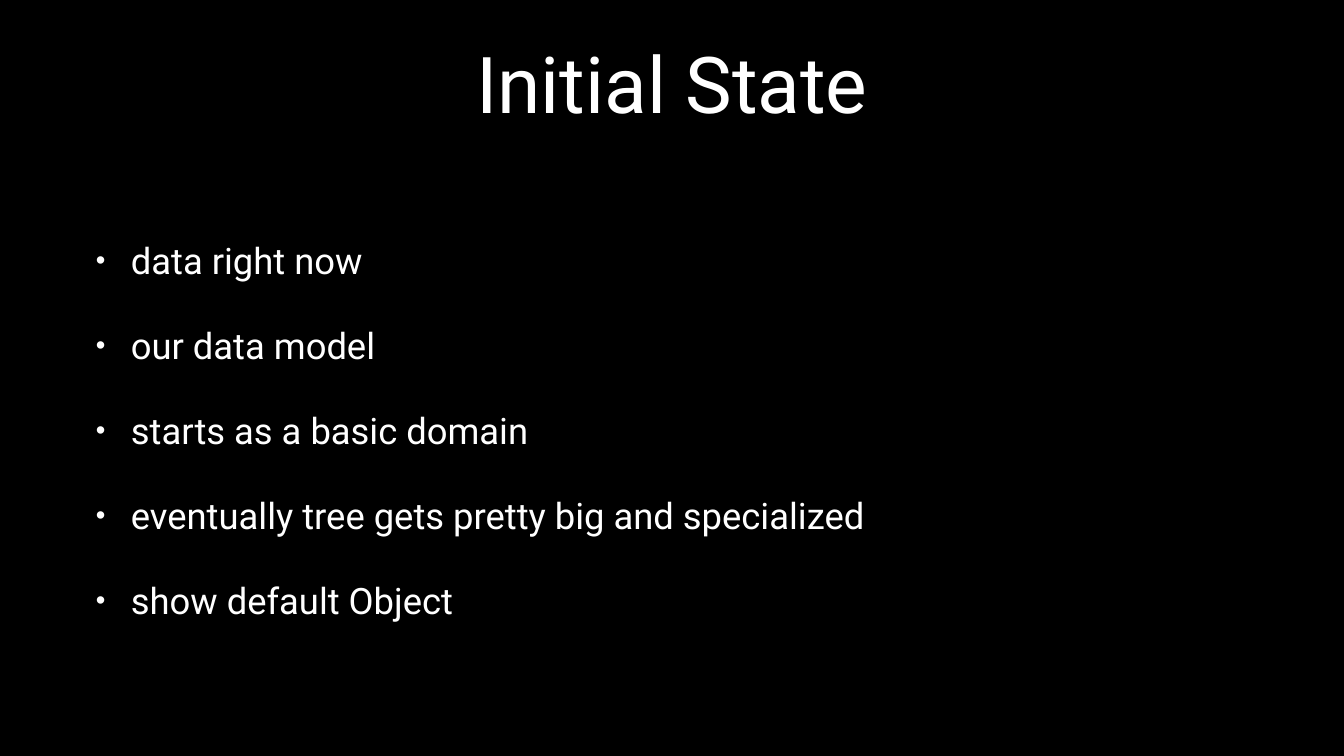
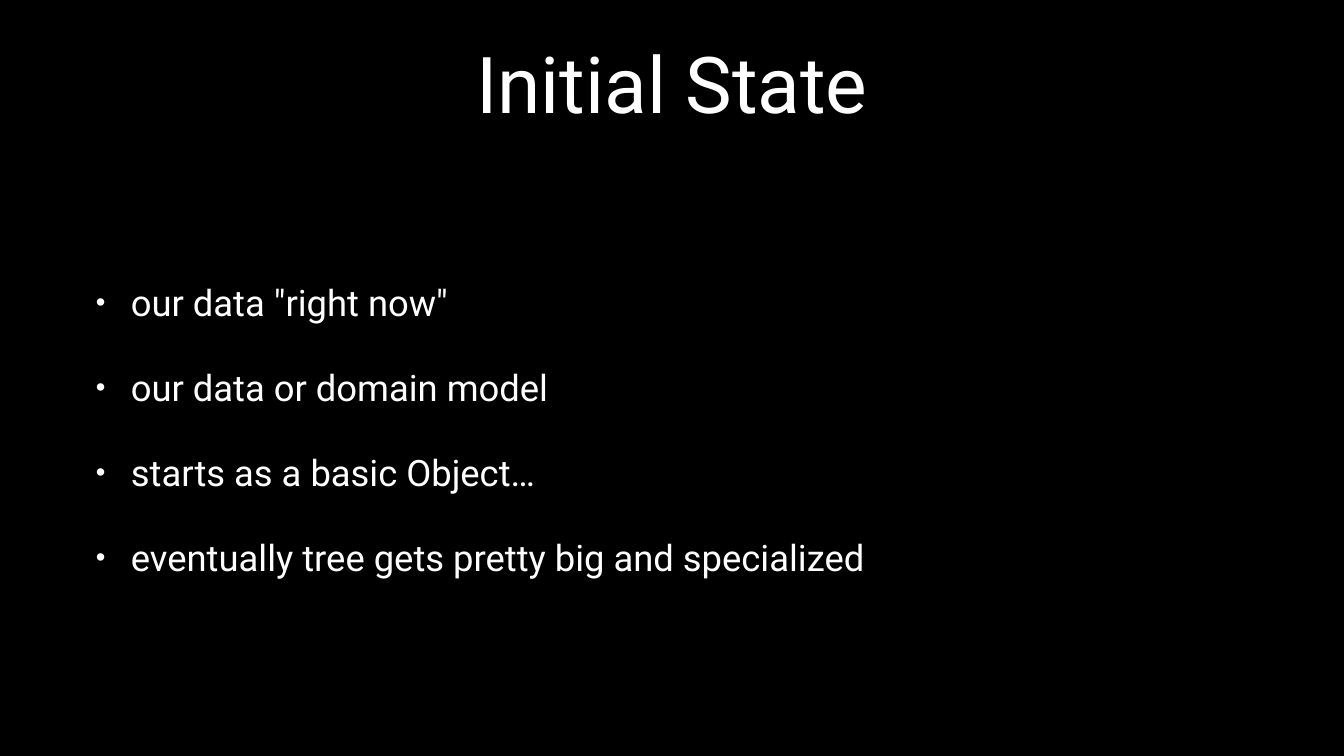
Before and after one commit to JesterXL/redux-ngredux-sagas-angular-presentation, a slide deck: slide 36 of redux-preso-nationjs-9.16.2016.pptx (slide 37 before the commit). Drawn at 1344x756 pixels with LibreOffice and Linux fonts; fonts in the diff are those of the drawing. Boxes give left, top, right and bottom in pixels: in the first picture for what was removed or moved away, otherwise in the second. Text is boxed around its words. In the diff, an @@ line names an element or a change of style, - is before the commit and + after.

```diff
--- a/redux-preso-nationjs-9.16.2016.pptx
+++ b/redux-preso-nationjs-9.16.2016.pptx
@@ text at [131, 288, 548, 494]: text changed @@
-• data right now
-• our data model
-• starts as a basic domain
+• our data "right now"
+• our data or domain model
+• starts as a basic Object…
@@ text at [131, 586, 453, 622]: paragraph removed @@
-• show default Object
```
Also in this commit, not shown: 12 other slides changed, 7 slides added, 14 slides removed, 2 other files.
